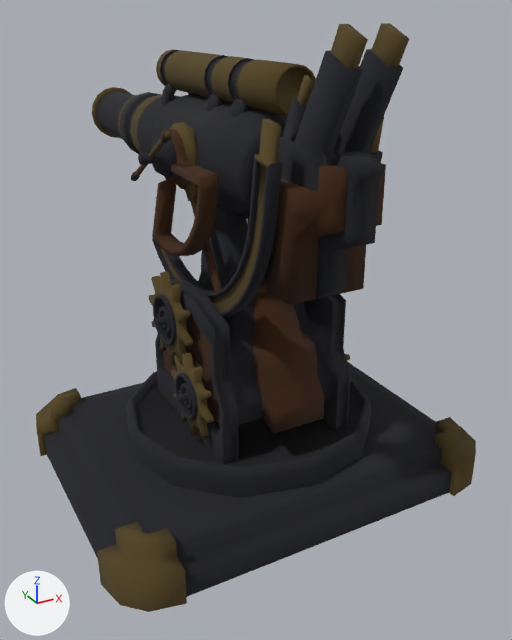
Renders of the FBX model Assets/Models/Gun/firegun.fbx from each side of a commit.
Before and after are seen from a 50 mm camera at (-1.97, -3.69, 2.9) aimed at (0.21, 0.28, 0.91). The axes (+X, +Y, +Z) are drawn at lower left. The lights are the same throughout. The older version comes first. Where no turn or scale is listed for an object, it has been applied to the vertices. Vertices at exactly the same position are counted once.

The older version as bpy lines, for what is in view:
```python
mat_cannon = principled_material('Cannon')
mat_cannon.base_color = (0.013, 0.0137, 0.0186)  # black #1e1f25
mat_cannon.roughness = 1.0
mat_gold = principled_material('gold')
mat_gold.base_color = (0.085, 0.0563, 0.013)  # brown #52431e
mat_gold.roughness = 1.0
mat_grow = principled_material('grow')
mat_grow.base_color = (0.0496, 0.0169, 0.0032)  # brown #3f230b
mat_grow.roughness = 1.0
me_cylinder_018 = bpy.data.meshes.new('Cylinder.018')
me_cylinder_018.from_pydata(...)  # 3884 vertices, 3442 faces; spans x -1.27..1.32, y -1.02..1.07, z -0.7..1.71
# faces by material slot: [324, 2472, 646]
me_cylinder_018.materials.append(mat_grow)  # brown #3f230b
me_cylinder_018.materials.append(mat_cannon)  # black #1e1f25
me_cylinder_018.materials.append(mat_gold)  # brown #52431e
me_cylinder_020 = bpy.data.meshes.new('Cylinder.020')
me_cylinder_020.from_pydata(...)  # 1164 vertices, 879 faces; spans x -0.61..0.01, y -1.45..2.21, z -0.61..0.7
# faces by material slot: [74, 496, 309]
me_cylinder_020.materials.append(mat_grow)  # brown #3f230b
me_cylinder_020.materials.append(mat_cannon)  # black #1e1f25
me_cylinder_020.materials.append(mat_gold)  # brown #52431e
ob_base = bpy.data.objects.new('base', me_cylinder_018)
ob_base.location = (-0.013, -0.001, 0.72)
ob_gun = bpy.data.objects.new('gun', me_cylinder_020)
ob_gun.location = (0.311, 0.274, 2.137)
```
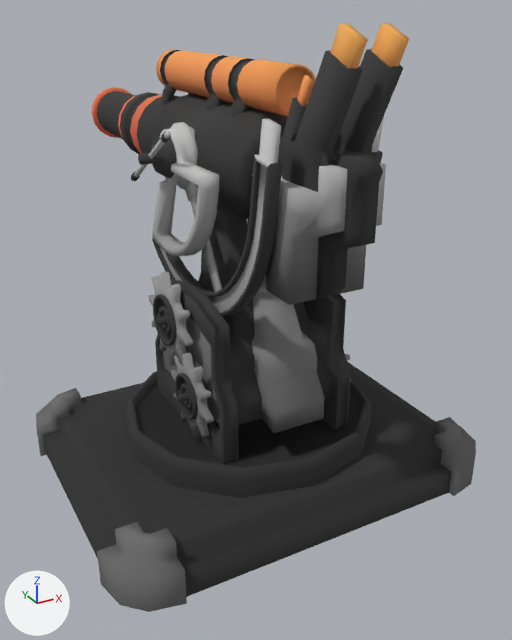
Commit message: add firegun

Pixel boxes [x1, y1, x2, y2] of what changed, in the pictures (512 x 640 px; the box of a moved part takes in the faces that stretch with it):
'base', surface changed (lighter)
    both: [36, 117, 476, 612]
'gun', surface changed (lighter)
    both: [92, 23, 409, 305]
part 1 of me_cylinder_018, added
    after: [175, 275, 351, 438]
part 2 of me_cylinder_018, added
    after: [433, 422, 458, 496]
part 3 of me_cylinder_018, surface changed (lighter)
    both: [36, 117, 476, 612]
part 4 of me_cylinder_020, moved or reshaped
    both: [280, 163, 386, 302]
part 5 of me_cylinder_020, surface changed (lighter)
    both: [92, 23, 409, 305]
part 6 of me_cylinder_020, recoloured (lighter)
    both: [252, 175, 366, 305]

What the commit changed:
Picture 'gradient512.png' (img_gradient512_png) is new.
In material 'grow' (mat_grow), base_color is no longer (0.0496, 0.0169, 0.0032), brown #3f230b.
In material 'grow' (mat_grow), texture is now set to img_gradient512_png.
In material 'Cannon' (mat_cannon), base_color is no longer (0.013, 0.0137, 0.0186), black #1e1f25.
In material 'Cannon' (mat_cannon), texture is now set to img_gradient512_png.
In material 'gold' (mat_gold), base_color is no longer (0.085, 0.0563, 0.013), brown #52431e.
In material 'gold' (mat_gold), texture is now set to img_gradient512_png.
me_cylinder_018 is used by ob_base; location (-0.013, -0.001, 0.72).
me_cylinder_018 had 3884 vertices, 3442 faces and spanned x -1.27..1.32, y -1.02..1.07, z -0.7..1.71.
me_cylinder_018 now has 4067 vertices, 3442 faces and spans x -1.27..1.32, y -1.02..1.07, z -0.7..1.71.
me_cylinder_018 part 1: 159 vertices added at x -0.49..0.54, y -0.47..0.52, z -0.26..0.65.
me_cylinder_018 part 2: 12 vertices added at x 0.96..1.27, y -0.98..-0.67, z -0.7..-0.44.
me_cylinder_018 part 3: 3126 kept faces spanning x -1.27..1.32, y -1.02..1.07, z -0.7..1.71 get new texture (UV) coordinates.
Other edits to the shape of me_cylinder_018 do not show in these pictures.
me_cylinder_020 is used by ob_gun; location (0.311, 0.274, 2.137).
me_cylinder_020 had 1164 vertices, 879 faces and spanned x -0.61..0.01, y -1.45..2.21, z -0.61..0.7.
me_cylinder_020 now has 1212 vertices, 879 faces and spans x -0.61..0.01, y -1.45..2.21, z -0.61..0.7.
Part 4, on me_cylinder_020:
50 faces are deleted.
22 vertices are added at x -0.49..-0.11, y -1.23..-0.67, z -0.25..0.14.
13 new vertices lie (-0.08, 0.0, 0.0) away from vertices in x -0.15..-0.07, y -1.34..-0.74, z -0.61..0.09.
13 new vertices lie (0.08, 0.0, 0.0) away from vertices in x -0.53..-0.45, y -1.34..-0.74, z -0.61..0.09.
50 new faces join them, mat_gold (picture img_gradient512_png).
me_cylinder_020 part 5: 829 kept faces spanning x -0.61..0.01, y -1.45..2.21, z -0.61..0.7 get new texture (UV) coordinates.
me_cylinder_020 part 6: 24 faces spanning x -0.53..-0.07, y -1.34..-0.74, z -0.61..-0.03 switch from mat_grow (brown #3f230b) to mat_gold (picture img_gradient512_png).
